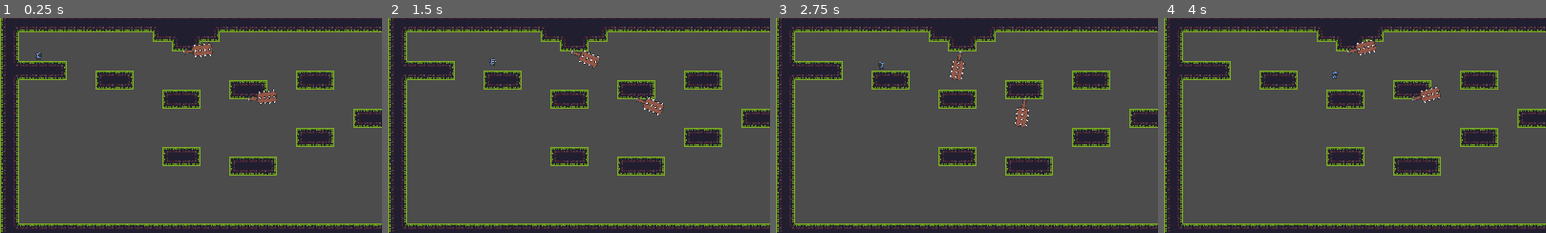
Above: before the commit, frames 1-4 (left to right).
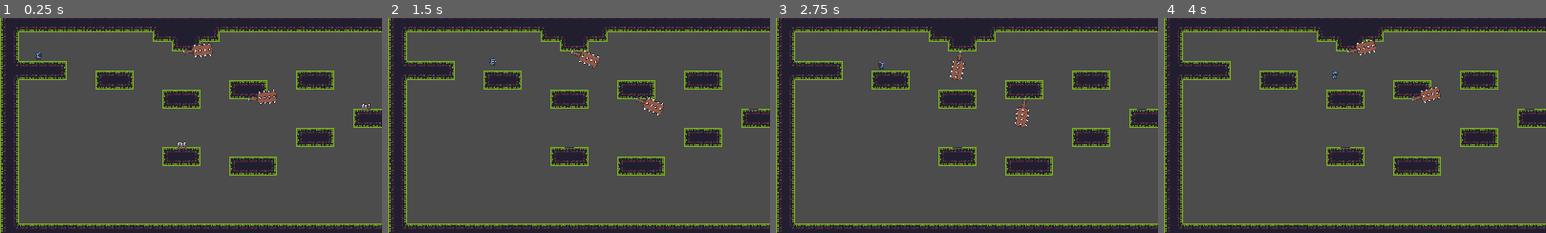
Above: after the commit, the same moments.

Repository: chilldogs14/platformer
Game: Godot game, scene res://scenes/world.tscn
The game is run twice, just before and just after one commit, with the same random seed, the same clock (stepped at 60 frames per second) and the same inputs. The project has no main scene, so this scene is started directly.
Inputs:
- Up to frame 1 (0.25 s): no input
- Up to frame 2 (1.5 s): hold D (right) from 0.53 s (still down); tap Z (zoom) at 0.6, 1.35 s; tap Space (jump) at 0.77 s
- Up to frame 3 (2.75 s): tap Space (jump) at 1.52 s; release D (right) at 2.03 s; hold A (left) from 2.03 s (still down); tap Z (zoom) at 2.1 s
- Up to frame 4 (4 s): release A (left) at 2.78 s; hold D (right) from 2.78 s (still down); tap Z (zoom) at 2.85, 3.6 s; tap Space (jump) at 3.02, 3.77 s
The pictures show only the part of the screen within x 0-50%, y 0-50%; the shares and areas given below are measured in that part.

The runs differ from the first frame. In frame 1, 0.1% of the frame differs, in the area x 46-97%, y 39-61%; in frame 2, less than 0.1%; in frame 3, less than 0.1%; in frame 4, less than 0.1%.

Commit message:
trap
code for trap

Diff:
--- /dev/null
+++ b/scenes/SpikeTrap.gd
@@ -0,0 +1,10 @@
+extends Area2D
+
+
+func _ready():
+	$AnimationPlayer.play("SpikeTrigger")
+
+
+func _on_Area2D_body_entered(body):
+	if body.is_in_group("player"):
+		print("player dead")
--- /dev/null
+++ b/scenes/SpikeTrap.tscn
@@ -0,0 +1,82 @@
+[gd_scene load_steps=6 format=2]
+
+[ext_resource path="res://sprites/miscellaneous/trap_spikes_anim_strip_7.png" type="Texture" id=1]
+[ext_resource path="res://scenes/SpikeTrap.gd" type="Script" id=2]
+
+[sub_resource type="RectangleShape2D" id=1]
+extents = Vector2( 8.07841, 8.01219 )
+
+[sub_resource type="Animation" id=2]
+length = 0.001
+tracks/0/type = "value"
+tracks/0/path = NodePath("Sprite:frame")
+tracks/0/interp = 1
+tracks/0/loop_wrap = true
+tracks/0/imported = false
+tracks/0/enabled = true
+tracks/0/keys = {
+"times": PoolRealArray( 0 ),
+"transitions": PoolRealArray( 1 ),
+"update": 0,
+"values": [ 1 ]
+}
+tracks/1/type = "value"
+tracks/1/path = NodePath("CollisionShape2D:disabled")
+tracks/1/interp = 1
+tracks/1/loop_wrap = true
+tracks/1/imported = false
+tracks/1/enabled = true
+tracks/1/keys = {
+"times": PoolRealArray( 0 ),
+"transitions": PoolRealArray( 1 ),
+"update": 0,
+"values": [ true ]
+}
+
+[sub_resource type="Animation" id=3]
+resource_name = "SpikeTrigger"
+length = 2.0
+loop = true
+tracks/0/type = "value"
+tracks/0/path = NodePath("Sprite:frame")
+tracks/0/interp = 1
+tracks/0/loop_wrap = true
+tracks/0/imported = false
+tracks/0/enabled = true
+tracks/0/keys = {
+"times": PoolRealArray( 0, 0.1, 0.2, 0.3, 0.4, 0.5, 0.6 ),
+"transitions": PoolRealArray( 1, 1, 1, 1, 1, 1, 1 ),
+"update": 1,
+"values": [ 1, 2, 3, 4, 3, 2, 1 ]
+}
+tracks/1/type = "value"
+tracks/1/path = NodePath("CollisionShape2D:disabled")
+tracks/1/interp = 1
+tracks/1/loop_wrap = true
+tracks/1/imported = false
+tracks/1/enabled = true
+tracks/1/keys = {
+"times": PoolRealArray( 0, 0.2, 0.5 ),
+"transitions": PoolRealArray( 1, 1, 1 ),
+"update": 1,
+"values": [ true, false, true ]
+}
+
+[node name="SpikeTrap" type="Area2D"]
+script = ExtResource( 2 )
+
+[node name="CollisionShape2D" type="CollisionShape2D" parent="."]
+position = Vector2( 0.05443, -0.0977879 )
+shape = SubResource( 1 )
+disabled = true
+
+[node name="Sprite" type="Sprite" parent="."]
+texture = ExtResource( 1 )
+hframes = 7
+frame = 1
+
+[node name="AnimationPlayer" type="AnimationPlayer" parent="."]
+anims/RESET = SubResource( 2 )
+anims/SpikeTrigger = SubResource( 3 )
+
+[connection signal="body_entered" from="." to="." method="_on_Area2D_body_entered"]
--- a/scenes/world.tscn
+++ b/scenes/world.tscn
@@ -1,9 +1,10 @@
-[gd_scene load_steps=24 format=2]
+[gd_scene load_steps=25 format=2]
 
 [ext_resource path="res://scenes/player.tscn" type="PackedScene" id=1]
 [ext_resource path="res://sprites/tiles/tileset.png" type="Texture" id=2]
 [ext_resource path="res://scenes/Camera2D.gd" type="Script" id=3]
 [ext_resource path="res://scenes/SwingingTrap.tscn" type="PackedScene" id=4]
+[ext_resource path="res://scenes/SpikeTrap.tscn" type="PackedScene" id=5]
 
 [sub_resource type="RectangleShape2D" id=1]
 extents = Vector2( 660.875, 24.25 )
@@ -215,3 +216,11 @@
 
 [node name="SwingingTrap" parent="." instance=ExtResource( 4 )]
 position = Vector2( -331, -303 )
+
+[node name="Area2D" parent="." instance=ExtResource( 5 )]
+position = Vector2( -27, -213 )
+rotation = 3.14159
+
+[node name="Area2D2" parent="." instance=ExtResource( 5 )]
+position = Vector2( -336, -149 )
+rotation = -3.14159
